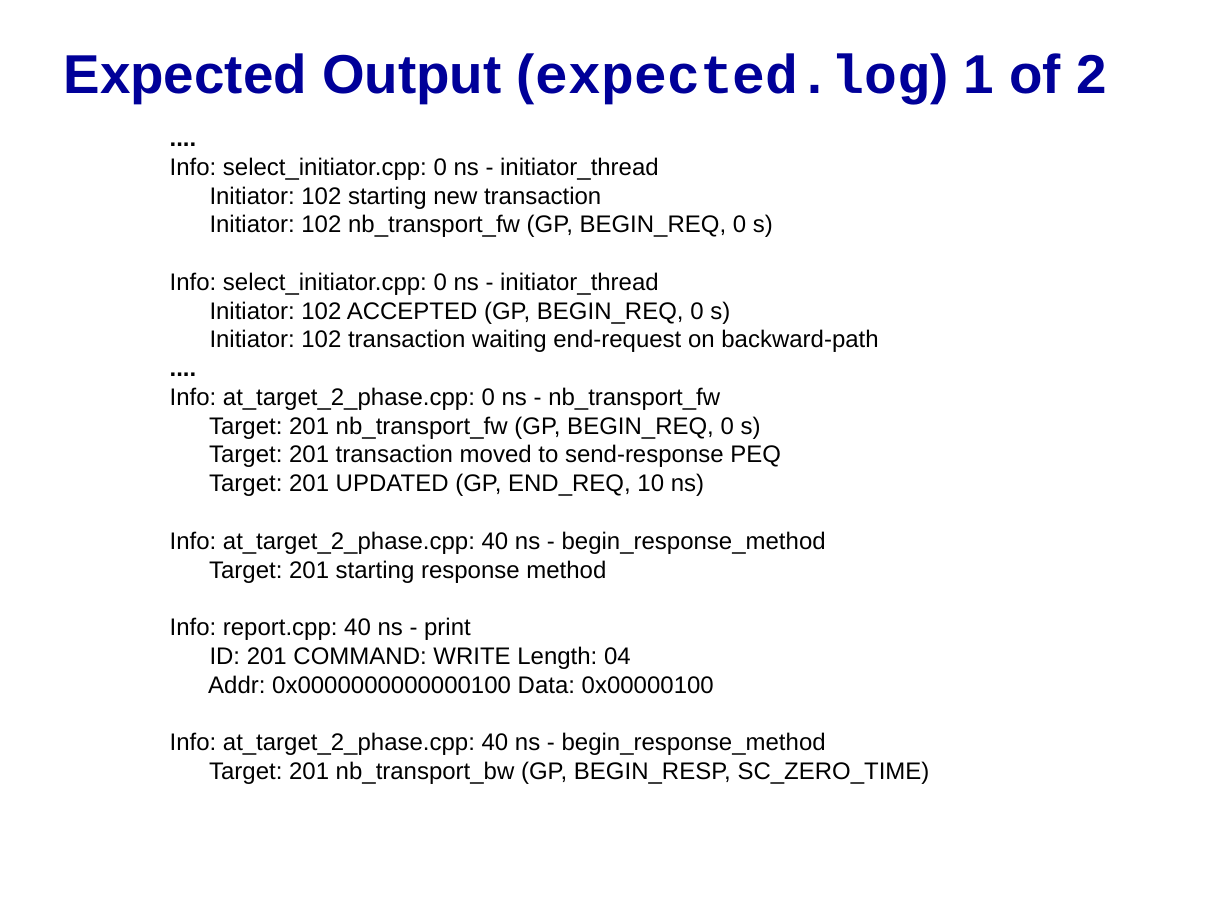
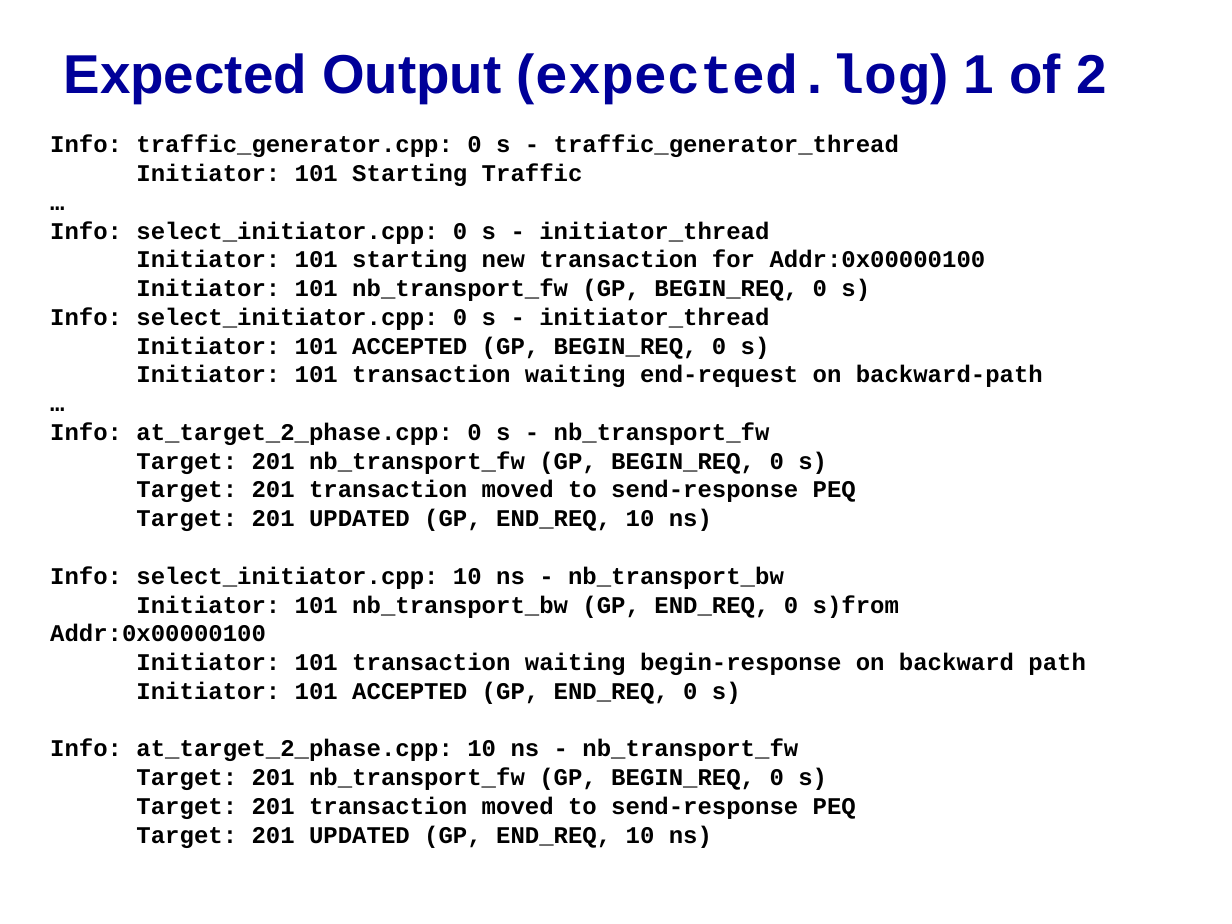
Before and after one commit to accellera-official/systemc, a slide deck: slide 6 of examples/tlm/at_2_phase/docs/at_2_phase_example.ppt. Drawn at 1232x924 pixels with LibreOffice and Linux fonts; fonts in the diff are those of the drawing; background and template pictures are left out. Boxes give left, top, right and bottom in pixels: in the first picture for what was removed or moved away, otherwise in the second. Text is boxed around its words. In the diff, an @@ line names an element or a change of style, - is before the commit and + after.

```diff
--- a/examples/tlm/at_2_phase/docs/at_2_phase_example.ppt
+++ b/examples/tlm/at_2_phase/docs/at_2_phase_example.ppt
@@ text "Info: traffic_generator.cpp: 0 s - ...": place and size @@
-text "Info: traffic_generator.cpp: 0 s - ..." at [170,157,930,784]
+text "Info: traffic_generator.cpp: 0 s - ..." at [50,135,1086,848]
@@ text at [50,135,1043,445]: text changed; font Arial to Courier New; bold on @@
-....
-Info: select_initiator.cpp: 0 ns - initiator_thread
-Initiator: 102 starting new transaction
-Initiator: 102 nb_transport_fw (GP, BEGIN_REQ, 0 s)
-Info: select_initiator.cpp: 0 ns - initiator_thread
-Initiator: 102 ACCEPTED (GP, BEGIN_REQ, 0 s)
-Initiator: 102 transaction waiting end-request on backward-path
-....
-Info: at_target_2_phase.cpp: 0 ns - nb_transport_fw
+Info: traffic_generator.cpp: 0 s - traffic_generator_thread
+Initiator: 101 Starting Traffic
+…
+Info: select_initiator.cpp: 0 s - initiator_thread
+Initiator: 101 starting new transaction for Addr:0x00000100
+Initiator: 101 nb_transport_fw (GP, BEGIN_REQ, 0 s)
+Info: select_initiator.cpp: 0 s - initiator_thread
+Initiator: 101 ACCEPTED (GP, BEGIN_REQ, 0 s)
+Initiator: 101 transaction waiting end-request on backward-path
+…
+Info: at_target_2_phase.cpp: 0 s - nb_transport_fw
@@ text at [136,451,856,531]: font Arial to Courier New, bold on in "Target: 201 nb_transport_fw (GP, BEGIN_REQ, 0 s)", "Target: 201 transaction moved to send-response PEQ", "Target: 201 UPDATED (GP, END_REQ, 10 ns)" @@
@@ text at [50,566,1086,848]: text changed; font Arial to Courier New; bold on @@
-Info: at_target_2_phase.cpp: 40 ns - begin_response_method
-Target: 201 starting response method
-Info: report.cpp: 40 ns - print
-ID: 201 COMMAND: WRITE Length: 04
-Addr: 0x0000000000000100 Data: 0x00000100
-Info: at_target_2_phase.cpp: 40 ns - begin_response_method
-Target: 201 nb_transport_bw (GP, BEGIN_RESP, SC_ZERO_TIME)
+Info: select_initiator.cpp: 10 ns - nb_transport_bw
+Initiator: 101 nb_transport_bw (GP, END_REQ, 0 s)from Addr:0x00000100
+Initiator: 101 transaction waiting begin-response on backward path
+Initiator: 101 ACCEPTED (GP, END_REQ, 0 s)
+Info: at_target_2_phase.cpp: 10 ns - nb_transport_fw
+Target: 201 nb_transport_fw (GP, BEGIN_REQ, 0 s)
+Target: 201 transaction moved to send-response PEQ
+Target: 201 UPDATED (GP, END_REQ, 10 ns)
```
Also in this commit, not shown: 3 other slides changed, 32 other files.
